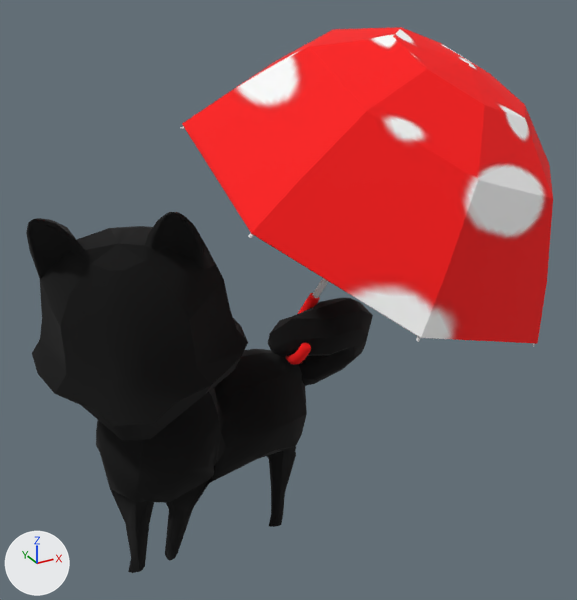
The OBJ model ChiBaApp/app/src/main/assets/models/umbrella/umbrella_Frame24.obj, before and after one commit.
The view is the same before and after, from a camera (50 mm lens) standing at (-5.49, -12.89, 11.65) and looking at (1.12, -0.87, 5.64). The lights are fixed; the arrows at lower left show +X, +Y and +Z. Where no turn or scale is listed for an object, it has been applied to the vertices.

Names of what the first picture shows: 'umbrella_Frame24'.
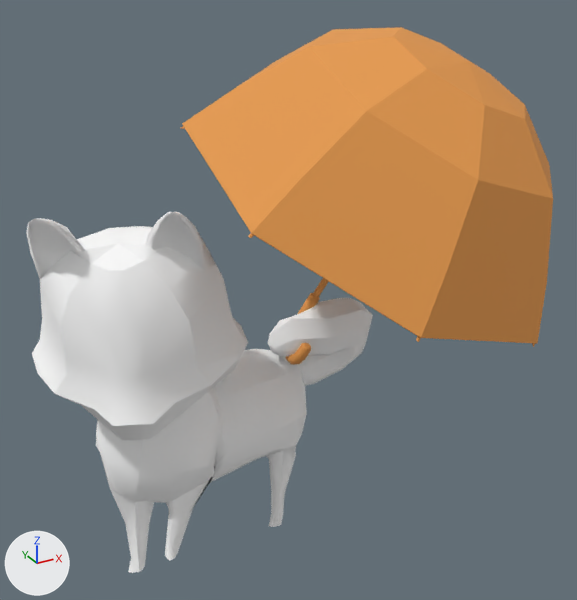
What differs and where, as boxes (x1, y1, x2, y2) in the pictures (577 x 600 px):
```json
{"object": "umbrella_Frame24", "change": "recoloured, surface changed", "before": [26, 27, 553, 573], "after": [26, 27, 553, 573]}
```

Edits to the scene script, one JSON object a line:
```json
{"op": "add", "block": "img_chiba_jpg", "code": ["img_chiba_jpg = load_image('chiba.jpg', 'chiba.jpg', 2048, 2048, 'sRGB')"]}
{"op": "set", "path": "mat_newrigging_lambert2sg.base_color", "old": "(0.0, 0.0, 0.0)", "new": "(1.0, 1.0, 1.0)", "note": "black #000000 -> white #ffffff"}
{"op": "set", "path": "mat_regenschirm_phong3sg.texture", "old": "img_chibaalltextures_jpg", "new": "img_chiba_jpg"}
```
